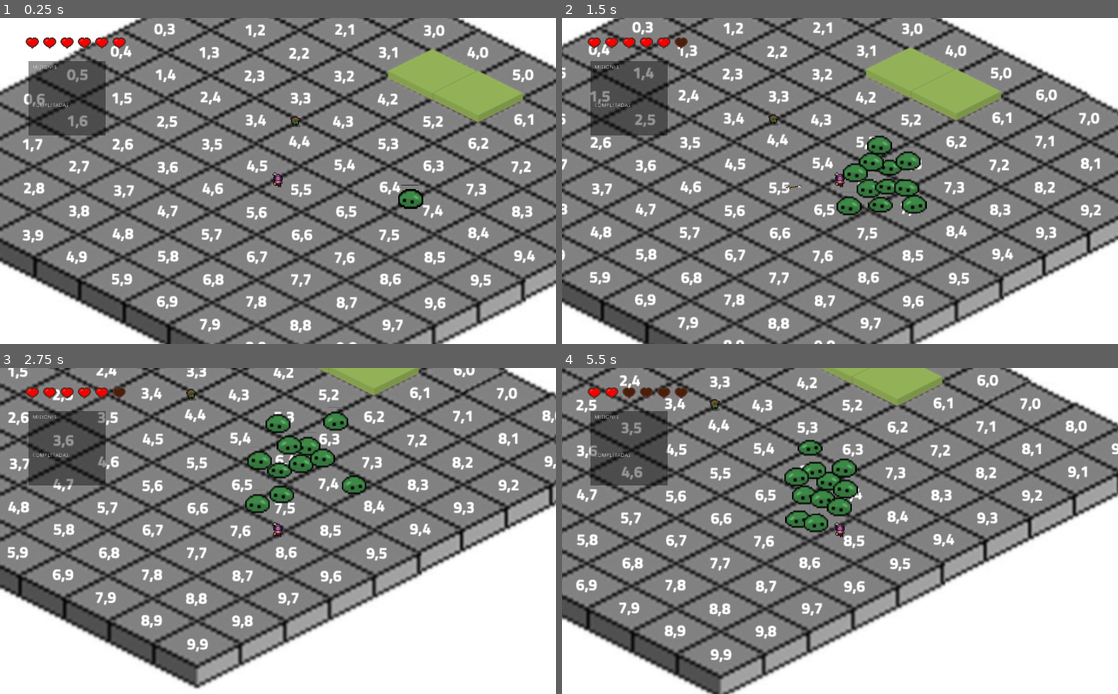
Above: before the commit, frames 1-4 (two rows, left to right).
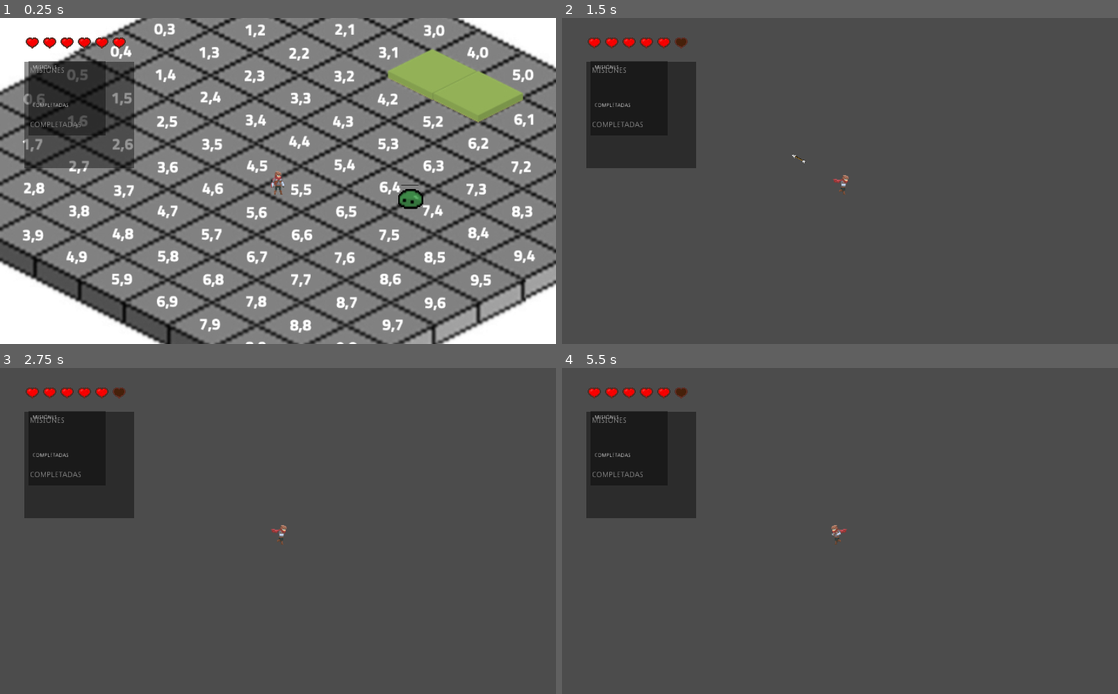
Above: after the commit, the same moments.

Repository: u1973231/Schadenfreude
Game: Godot game, scene res://scenes/Mapa.tscn
Two runs of this game, one before a commit and one after it. Both use one fixed random seed, a clock stepped at 60 frames per second and the inputs below.
Inputs (mouse positions are in pixels of both pictures, inside the frame that each line leads up to):
- Up to frame 1 (0.25 s): no input
- Up to frame 2 (1.5 s): tap Enter (ui_accept) at 0.5, 0.77 s; move the mouse to (962, 164) at 0.52 s; hold Right (move_right) 0.53-1.28 s; tap Space (dash) at 0.6 s; move the mouse to (728, 197) at 1.27 s; hold Down (move_down) from 1.28 s (still down); click (728, 197) at 1.35 s
- Up to frame 3 (2.75 s): tap Enter (ui_accept) at 1.52 s; tap Space (dash) at 1.55, 2.1 s; move the mouse to (333, 459) at 2.02 s; release Down (move_down) at 2.03 s; hold Right (move_right) from 2.03 s (still down)
- Up to frame 4 (5.5 s): move the mouse to (812, 596) at 2.77 s; release Right (move_right) at 2.78 s; hold Up (move_up) 2.78-3.53 s; tap F (interactue) at 2.85 s; tap Enter (ui_accept) at 3.02, 3.77, 4.52 s; tap Space (dash) at 3.05, 3.6, 4.55, 5.1 s; move the mouse to (1006, 579) at 3.52 s; hold Left (move_left) 3.53-5.03 s; move the mouse to (673, 482) at 4.27 s; click (673, 482) at 4.35 s; move the mouse to (867, 531) at 5.02 s; hold Down (move_down) from 5.03 s (still down)

The runs differ from the first frame. In frame 1, 5.6% of the frame differs, in the area x 4-55%, y 13-55%; in frame 2, 86%; in frame 3, 87%; in frame 4, 88%, in the area x 0-100%, y 0-100%.
Error before the commit: Invalid get index 'position' (on base: 'null instance'). (res://scripts/scr_enemyGoblin.gd:17)

Commit message:
Cosas

Diff:
--- a/project.godot
+++ b/project.godot
@@ -9,10 +9,10 @@
 config_version=4
 
 _global_script_classes=[ {
-"base": "KinematicBody2D",
+"base": "Reference",
 "class": "enemy",
 "language": "GDScript",
-"path": "res://scenes/scr_enemy.gd"
+"path": "res://scripts/scr_enemy.gd"
 } ]
 _global_script_class_icons={
 "enemy": ""
--- a/scenes/Health.tscn
+++ b/scenes/Health.tscn
@@ -1,9 +1,10 @@
-[gd_scene load_steps=5 format=2]
+[gd_scene load_steps=6 format=2]
 
 [ext_resource path="res://textures/Health/HealthFull.png" type="Texture" id=1]
 [ext_resource path="res://textures/Health/HealthEmpty.png" type="Texture" id=2]
 [ext_resource path="res://textures/Health/HealthOver.png" type="Texture" id=3]
 [ext_resource path="res://scripts/scr_health.gd" type="Script" id=4]
+[ext_resource path="res://scenes/HUDMisiones.tscn" type="PackedScene" id=5]
 
 [node name="Health" type="CanvasLayer"]
 script = ExtResource( 4 )
@@ -11,10 +12,14 @@
 [node name="TextureProgress" type="TextureProgress" parent="."]
 margin_left = 44.0
 margin_top = 30.0
-margin_right = 204.0
+margin_right = 236.0
 margin_bottom = 70.0
+rect_pivot_offset = Vector2( 50, 135 )
 max_value = 6.0
 value = 6.0
 texture_under = ExtResource( 2 )
 texture_over = ExtResource( 3 )
 texture_progress = ExtResource( 1 )
+
+[node name="HUDMisiones" parent="." instance=ExtResource( 5 )]
+position = Vector2( 55, 90 )
--- a/scenes/Mapa.tscn
+++ b/scenes/Mapa.tscn
@@ -6,7 +6,6 @@
 [ext_resource path="res://scenes/slime.tscn" type="PackedScene" id=4]
 [ext_resource path="res://scenes/HUDMisiones.tscn" type="PackedScene" id=5]
 [ext_resource path="res://scenes/Health.tscn" type="PackedScene" id=6]
-[ext_resource path="res://scenes/EnemyGoblin.tscn" type="PackedScene" id=7]
 
 [node name="Map-cells" type="Node2D"]
 
@@ -18,9 +17,6 @@
 [node name="Player" parent="." instance=ExtResource( 2 )]
 position = Vector2( 487, 274 )
 scale = Vector2( 1, 1 )
-
-[node name="HUD" type="Node2D" parent="Player"]
-position = Vector2( 25, 13 )
 
 [node name="slime" parent="." instance=ExtResource( 4 )]
 position = Vector2( 658, 297 )
@@ -77,24 +73,21 @@
 scale = Vector2( 2, 2 )
 vida = 7
 
-[node name="Health" parent="." instance=ExtResource( 6 )]
+[node name="HUD" parent="." instance=ExtResource( 6 )]
 
-[node name="HUDMisiones" parent="Health" instance=ExtResource( 5 )]
+[node name="HUDMisiones" parent="HUD" instance=ExtResource( 5 )]
 position = Vector2( 60, 86 )
 scale = Vector2( 0.7, 0.7 )
 
-[node name="DialogTriger" parent="Health" instance=ExtResource( 3 )]
+[node name="DialogTriger" parent="HUD" instance=ExtResource( 3 )]
 position = Vector2( 825, 245 )
 dialogoDefault = "Dig_Tabernero_Default.json"
 dialogoMision = "Dig_Tabernero_MisionSlime.json"
 dialogoTengoMision = "Dig_Tabernero_MisionCogida.json"
 dialogoRecompensa = "Dig_Tabernero_MisionCompletada.json"
 
-[node name="DialogTriger2" parent="Health" instance=ExtResource( 3 )]
+[node name="DialogTriger2" parent="HUD" instance=ExtResource( 3 )]
 position = Vector2( 358, 242 )
 dialogoDefault = "Dialogo1.json"
 addMision = -1
 recompensa = false
-
-[node name="EnemyGoblin" parent="." instance=ExtResource( 7 )]
-position = Vector2( 509, 197 )
--- a/scenes/Player.tscn
+++ b/scenes/Player.tscn
@@ -1,15 +1,14 @@
-[gd_scene load_steps=16 format=2]
+[gd_scene load_steps=11 format=2]
 
 [ext_resource path="res://sprites/spr_player.png" type="Texture" id=1]
 [ext_resource path="res://scripts/scr_player.gd" type="Script" id=2]
 [ext_resource path="res://sounds/bow1 (mp3cut.net).wav" type="AudioStream" id=3]
 [ext_resource path="res://sounds/pasosHierva (mp3cut.net).wav" type="AudioStream" id=4]
 [ext_resource path="res://sounds/hit (mp3cut.net).wav" type="AudioStream" id=5]
-[ext_resource path="res://sprites/Archer-Purple.png" type="Texture" id=6]
 
 [sub_resource type="CapsuleShape2D" id=1]
-radius = 6.5
-height = 6.0
+radius = 4.33333
+height = 3.33333
 
 [sub_resource type="Animation" id=2]
 length = 0.001
@@ -75,79 +74,12 @@
 "values": [ 8, 9, 10, 11, 12, 13 ]
 }
 
-[sub_resource type="Animation" id=6]
-length = 0.001
-tracks/0/type = "value"
-tracks/0/path = NodePath("Sprite2:frame")
-tracks/0/interp = 1
-tracks/0/loop_wrap = true
-tracks/0/imported = false
-tracks/0/enabled = true
-tracks/0/keys = {
-"times": PoolRealArray( 0 ),
-"transitions": PoolRealArray( 1 ),
-"update": 0,
-"values": [ 2 ]
-}
-
-[sub_resource type="Animation" id=7]
-resource_name = "walk"
-length = 0.4
-loop = true
-step = 0.04
-tracks/0/type = "value"
-tracks/0/path = NodePath("Sprite2:frame")
-tracks/0/interp = 1
-tracks/0/loop_wrap = true
-tracks/0/imported = false
-tracks/0/enabled = true
-tracks/0/keys = {
-"times": PoolRealArray( 0, 0.16, 0.32 ),
-"transitions": PoolRealArray( 1, 1, 1 ),
-"update": 1,
-"values": [ 51, 49, 50 ]
-}
-
-[sub_resource type="Animation" id=8]
-resource_name = "walk_down"
-length = 0.4
-loop = true
-step = 0.04
-tracks/0/type = "value"
-tracks/0/path = NodePath("Sprite2:frame")
-tracks/0/interp = 1
-tracks/0/loop_wrap = true
-tracks/0/imported = false
-tracks/0/enabled = true
-tracks/0/keys = {
-"times": PoolRealArray( 0, 0.16, 0.32 ),
-"transitions": PoolRealArray( 1, 1, 1 ),
-"update": 1,
-"values": [ 2, 1, 3 ]
-}
-
-[sub_resource type="Animation" id=9]
-resource_name = "walk_up"
-tracks/0/type = "value"
-tracks/0/path = NodePath("Sprite2:frame")
-tracks/0/interp = 1
-tracks/0/loop_wrap = true
-tracks/0/imported = false
-tracks/0/enabled = true
-tracks/0/keys = {
-"times": PoolRealArray( 0, 0.1 ),
-"transitions": PoolRealArray( 1, 1 ),
-"update": 1,
-"values": [ 98, 99 ]
-}
-
 [node name="Player" type="KinematicBody2D" groups=["player"]]
 scale = Vector2( 3, 3 )
 collision_mask = 3
 script = ExtResource( 2 )
 
 [node name="Sprite" type="Sprite" parent="."]
-visible = false
 texture = ExtResource( 1 )
 hframes = 7
 vframes = 11
@@ -155,7 +87,7 @@
 
 [node name="CollisionShape2D" type="CollisionShape2D" parent="."]
 light_mask = 0
-position = Vector2( 0, 14.5 )
+position = Vector2( 0.666667, 14 )
 shape = SubResource( 1 )
 
 [node name="Camera2D" type="Camera2D" parent="."]
@@ -202,18 +134,6 @@
 [node name="hit" type="AudioStreamPlayer2D" parent="Sonidos"]
 stream = ExtResource( 5 )
 
-[node name="Sprite2" type="Sprite" parent="."]
-texture = ExtResource( 6 )
-hframes = 24
-vframes = 8
-frame = 2
-
-[node name="AnimationPlayer2" type="AnimationPlayer" parent="."]
-anims/RESET = SubResource( 6 )
-anims/walk = SubResource( 7 )
-anims/walk_down = SubResource( 8 )
-anims/walk_up = SubResource( 9 )
-
 [connection signal="timeout" from="inmune" to="." method="_on_inmune_timeout"]
 [connection signal="timeout" from="animationHit" to="." method="_on_animationHit_timeout"]
 [connection signal="timeout" from="stun" to="." method="_on_stun_timeout"]
--- a/scenes/Tavern.tscn
+++ b/scenes/Tavern.tscn
@@ -1,9 +1,9 @@
-[gd_scene load_steps=3 format=2]
+[gd_scene load_steps=5 format=2]
 
 [ext_resource path="res://TileMaps/Tavern.tres" type="TileSet" id=1]
-
-[sub_resource type="RectangleShape2D" id=1]
-extents = Vector2( 99.5, 10.5 )
+[ext_resource path="res://scenes/Health.tscn" type="PackedScene" id=2]
+[ext_resource path="res://scenes/Player.tscn" type="PackedScene" id=3]
+[ext_resource path="res://scenes/dorTavern.tscn" type="PackedScene" id=4]
 
 [node name="Tavern" type="Node2D"]
 
@@ -46,6 +46,7 @@
 tile_data = PoolIntArray( -1572841, 61, 0, -1572840, 62, 0, -1572839, 67, 0, -1572838, 63, 0, -1376233, 70, 0, -1376232 …(458 unchanged characters)…
 
 [node name="Collision" type="TileMap" parent="floor"]
+visible = false
 position = Vector2( 0, -1 )
 mode = 1
 tile_set = ExtResource( 1 )
@@ -54,9 +55,14 @@
 format = 1
 tile_data = PoolIntArray( -1376177, 21, 0, -1310641, 21, 0, -1245130, 21, 0, -1245105, 21, 0, -1179594, 21, 0, -1179569 …(2328 unchanged characters)…
 
-[node name="Area2D" type="Area2D" parent="."]
+[node name="Player" parent="." instance=ExtResource( 3 )]
+position = Vector2( 121, 519 )
+scale = Vector2( 1, 1 )
+velocidad = 200.0
 
-[node name="CollisionShape2D" type="CollisionShape2D" parent="Area2D"]
-position = Vector2( 22, 592 )
-rotation = 0.467495
-shape = SubResource( 1 )
+[node name="dorTavern" parent="." instance=ExtResource( 4 )]
+position = Vector2( 12, 588 )
+rotation = 0.00101755
+scale = Vector2( 1.5, 1.5 )
+
+[node name="Health" parent="." instance=ExtResource( 2 )]
--- /dev/null
+++ b/scenes/dorTavern.tscn
@@ -0,0 +1,16 @@
+[gd_scene load_steps=3 format=2]
+
+[ext_resource path="res://scripts/src_dorTavern.gd" type="Script" id=1]
+
+[sub_resource type="RectangleShape2D" id=1]
+extents = Vector2( 34.4335, 10.5 )
+
+[node name="dorTavern" type="Area2D"]
+script = ExtResource( 1 )
+
+[node name="CollisionShape2D" type="CollisionShape2D" parent="."]
+position = Vector2( 0, -1 )
+rotation = 0.467495
+shape = SubResource( 1 )
+
+[connection signal="body_entered" from="." to="." method="_on_dorTavern_body_entered"]
--- a/scenes/slime.tscn
+++ b/scenes/slime.tscn
@@ -1,7 +1,7 @@
 [gd_scene load_steps=9 format=2]
 
 [ext_resource path="res://sprites/full spritesheet.png" type="Texture" id=1]
-[ext_resource path="res://scenes/scr_slime.gd" type="Script" id=2]
+[ext_resource path="res://scripts/scr_slime.gd" type="Script" id=2]
 [ext_resource path="res://sounds/slime (mp3cut.net).wav" type="AudioStream" id=3]
 
 [sub_resource type="CircleShape2D" id=1]
--- a/scripts/scr_player.gd
+++ b/scripts/scr_player.gd
@@ -2,7 +2,7 @@
 
 
 #Variables exportadas
-export var velocidad := 100.0
+export var velocidad := 6000.0
 export var vida = 6
 export var hitNokback = 250
 export var dashSpeed = 600.0
@@ -35,7 +35,7 @@
 
 	if not ScrGlobal.getJugadorHablando():
 		if not stun and not dashing:
-			movePlayer()
+			movePlayer(delta)
 		elif stun:
 			moveStun()
 		elif dashing:
@@ -70,7 +70,7 @@
 	pass
 
 
-func movePlayer():
+func movePlayer(delta):
 	#Movimiento Jugador
 	vecMov.x = Input.get_action_strength("move_right") - Input.get_action_strength("move_left")
 	vecMov.y = Input.get_action_strength("move_down") - Input.get_action_strength("move_up")
--- /dev/null
+++ b/scripts/src_dorTavern.gd
@@ -0,0 +1,22 @@
+extends Area2D
+
+
+export var outSide :=false
+
+# Called when the node enters the scene tree for the first time.
+func _ready():
+	pass # Replace with function body.
+
+
+# Called every frame. 'delta' is the elapsed time since the previous frame.
+#func _process(delta):
+#	pass
+
+
+func _on_dorTavern_body_entered(body):
+	if body.is_in_group("player"):
+		if outSide:
+			get_tree().change_scene("res://scenes/Tavern.tscn")
+		else:
+			get_tree().change_scene("res://scenes/Outside.tscn")
+	pass # Replace with function body.
Not shown: 1 places in scenes/Mapa.tscn that only renumber resources
Not shown, changed: scenes/Outside.tscn
Renamed: Path.tscn -> scenes/Path.tscn
Renamed: scenes/scr_enemy.gd -> scripts/scr_enemy.gd
Renamed: scenes/scr_slime.gd -> scripts/scr_slime.gd
